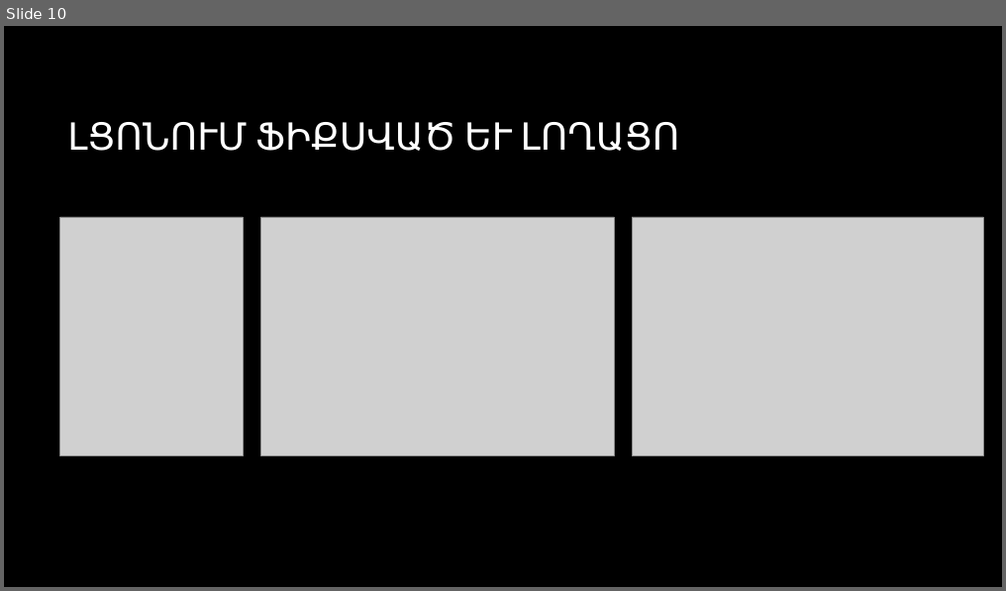
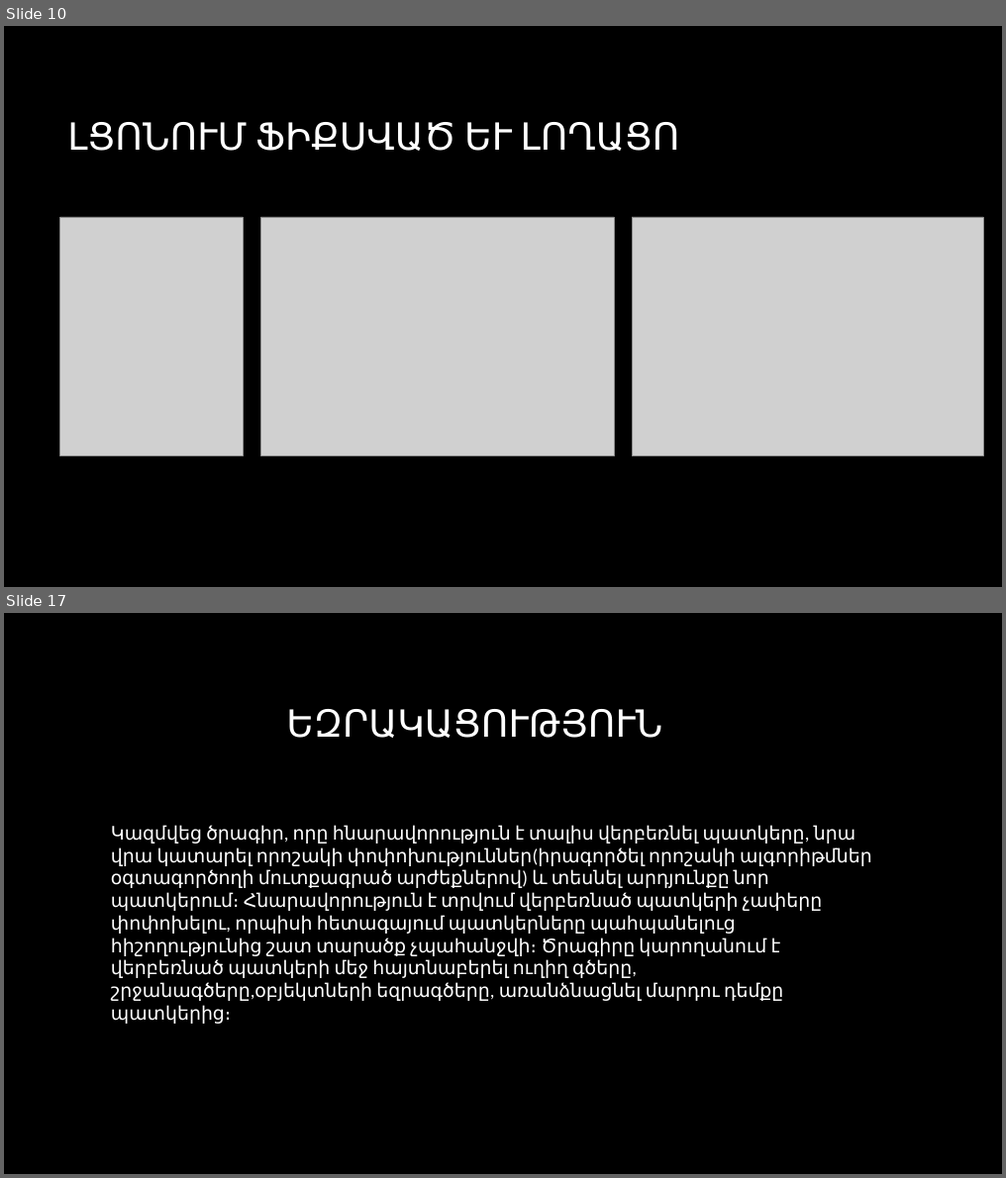
Before and after one commit to CGevorg/OpenKrypton, a slide deck: presentation/Presentation.pptx. Shown one above the other, each under a label of ours: slide 10 before the commit, slides 10 and 17 after it; the slides between them are not shown. The pictures are 1006x591 and 1006x1178 pixels, drawn with LibreOffice and Linux fonts; fonts in the diff are those of the drawing; grey boxes stand for pictures; background and template pictures are left out. Boxes give left, top, right and bottom in pixels: in the first picture for what was removed or moved away, otherwise in the second. Text is boxed around its words. In the diff, an @@ line names an element or a change of style, - is before the commit and + after.

```diff
--- a/presentation/Presentation.pptx
+++ b/presentation/Presentation.pptx
@@ slide 17 added at (x1=4, y1=613, x2=1002, y2=1174), background picture (left out) @@
@@ title added at (x1=286, y1=709, x2=662, y2=738), 36 pt, text #FFFFFF @@
+ԵԶՐԱԿԱՑՈՒԹՅՈՒՆ
@@ text added at (x1=111, y1=825, x2=872, y2=1001), 18 pt, text #FFFFFF @@
+Կազմվեց ծրագիր, որը հնարավորություն է տալիս վերբեռնել պատկերը, նրա վրա կատարել որոշակի փոփոխություններ(իրագործել որոշակի ալգորիթմներ օգտագործողի մուտքագրած արժեքներով) և տեսնել արդյունքը նոր պատկերում։ Հնարավորություն է տրվում վերբեռնած պատկերի չափերը փոփոխելու, որպիսի հետագայում պատկերները պահպանելուց հիշողությունից շատ տարածք չպահանջվի։ Ծրագիրը կարողանում է վերբեռնած պատկերի մեջ հայտնաբերել ուղիղ գծերը, շրջանագծերը,օբյեկտների եզրագծերը, առանձնացնել մարդու դեմքը պատկերից։
```
Also in this commit, not shown: 8 slides changed, 1 other slide added, 8 slides removed.
